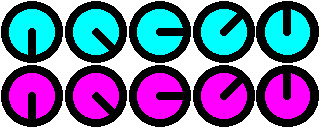
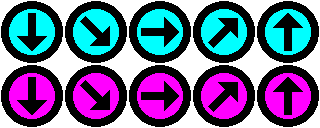
The second 320 x 128 image is a revision of the first. Changes to its layers:
removed layer "Layer 11 copy" over (17, 1, 311, 63)
added layer "cyan outline" above "cyan fill" over (17, 1, 311, 63)
renamed "Layer 11" to "magenta outline", painted on it over (17, 65, 311, 127)
